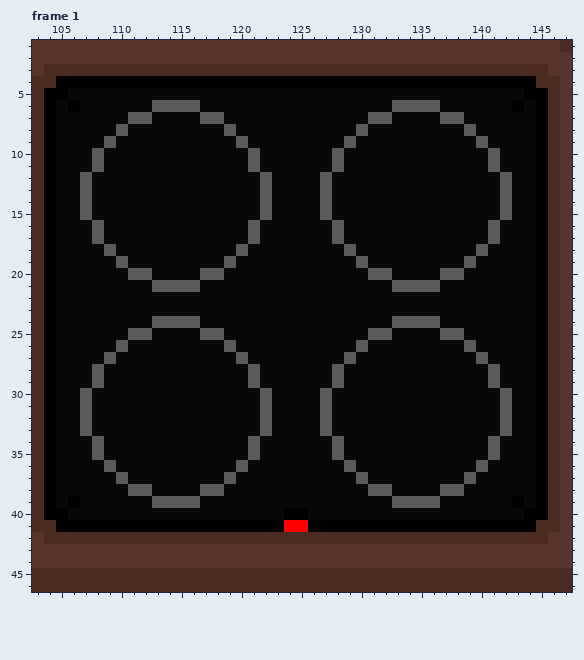
Two versions of one pixel-art file, ASSETS/TEXTURES/FURNITURE/MACHINES.aseprite. Above: the version before the commit.
500x50 pixels, 14 frames. Colours within 5 levels of each other are drawn and written as one. Shown: frame 1: x 103..147, y 1..46.
The result:
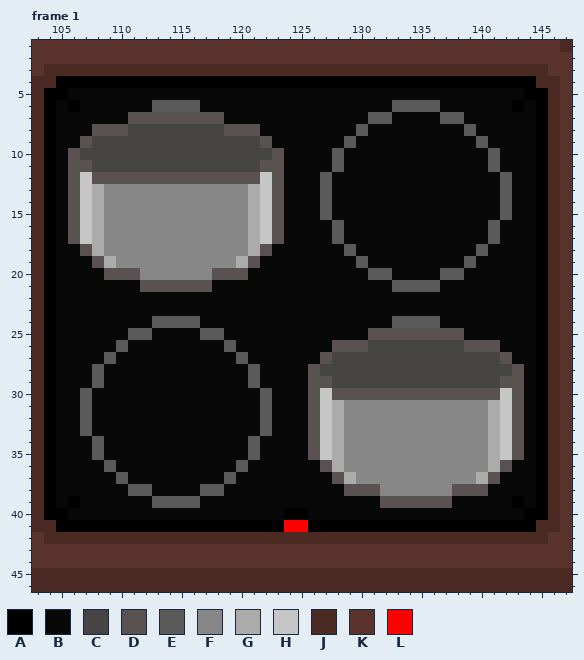
Palette (. is transparent): A #000000  B #080808  C #474444  D #5a5250  E #5a5a5a  F #888787  G #ababab  H #c6c6c6  J #4c2a24  K #5a332c  L #ff0000
From old to new:
Frame 1, layer "ITEMS":
Colour C replaces colour B in row 8 at x 111 to 118; in row 9 at x 108, 110 to 119 and 121; in row 10 at x 107, 109 to 120 and 122; in row 11 at x 109 to 120; in row 26 at x 131 to 138; in row 27 at x 128, 130 to 139 and 141.
Colour C replaces colour B in row 28 at x 127, 129 to 140 and 142; in row 29 at x 129 to 140.
Colour C replaces colour E in row 9 at x 109 and 120; in rows 10 to 11 at x 108 and 121; in row 27 at x 129 and 140; in rows 28 to 29 at x 128 and 141.
Colour D replaces colour B in row 7 at x 113 to 116; in row 8 at x 108 to 109 and 120 to 121; in row 9 at x 107 and 122; in row 10 at x 106 and 123; in row 11 at x 106 to 107 and 122 to 123; in row 12 at x 106, 108 to 121 and 123.
Colour D replaces colour B in rows 13 to 17 at x 106 and 123; in row 18 at x 107 and 122; in row 19 at x 108 and 121; in row 20 at x 109 to 110 and 119 to 120; in row 21 at x 112 and 117; in row 25 at x 133 to 136.
Colour D replaces colour B in row 26 at x 128 to 129 and 140 to 141; in row 27 at x 127 and 142; in row 28 at x 126 and 143; in row 29 at x 126 to 127 and 142 to 143; in row 30 at x 126, 128 to 141 and 143; in rows 31 to 35 at x 126 and 143.
Colour D replaces colour B in row 36 at x 127 and 142; in row 37 at x 128 and 141; in row 38 at x 129 to 130 and 139 to 140; in row 39 at x 132 and 137.
Colour D replaces colour E in row 7 at x 111 to 112 and 117 to 118; in row 8 at x 110 and 119; in row 20 at x 111 and 118; in row 21 at x 113 to 116; in row 25 at x 131 to 132 and 137 to 138; in row 26 at x 130 and 139.
Colour D replaces colour E in row 38 at x 131 and 138; in row 39 at x 133 to 136.
Colour F replaces colour B in rows 13 to 17 at x 109 to 120; in row 18 at x 110 to 119; in row 19 at x 111 to 118; in row 20 at x 113 to 116; in rows 31 to 35 at x 129 to 140; in row 36 at x 130 to 139.
Colour F replaces colour B in row 37 at x 131 to 138; in row 38 at x 133 to 136.
Colour F replaces colour E in row 18 at x 109 and 120; in row 19 at x 110 and 119; in row 20 at x 112 and 117; in row 36 at x 129 and 140; in row 37 at x 130 and 139; in row 38 at x 132 and 137.
Colour G replaces colour B in rows 13 to 15 at x 108 and 121; in row 18 at x 108 and 121; in row 19 at x 109 and 120; in rows 31 to 33 at x 128 and 141; in row 36 at x 128 and 141; in row 37 at x 129 and 140.
Colour G replaces colour E in rows 16 to 17 at x 108 and 121; in rows 34 to 35 at x 128 and 141.
Colour H replaces colour B in rows 16 to 17 at x 107 and 122; in rows 34 to 35 at x 127 and 142.
Colour H replaces colour E in rows 12 to 15 at x 107 and 122; in rows 30 to 33 at x 127 and 142.
Pixel boxes of the changes (left, top, right, bottom) in both pictures:
changed: (68, 112, 284, 292)
changed: (308, 328, 524, 508)
